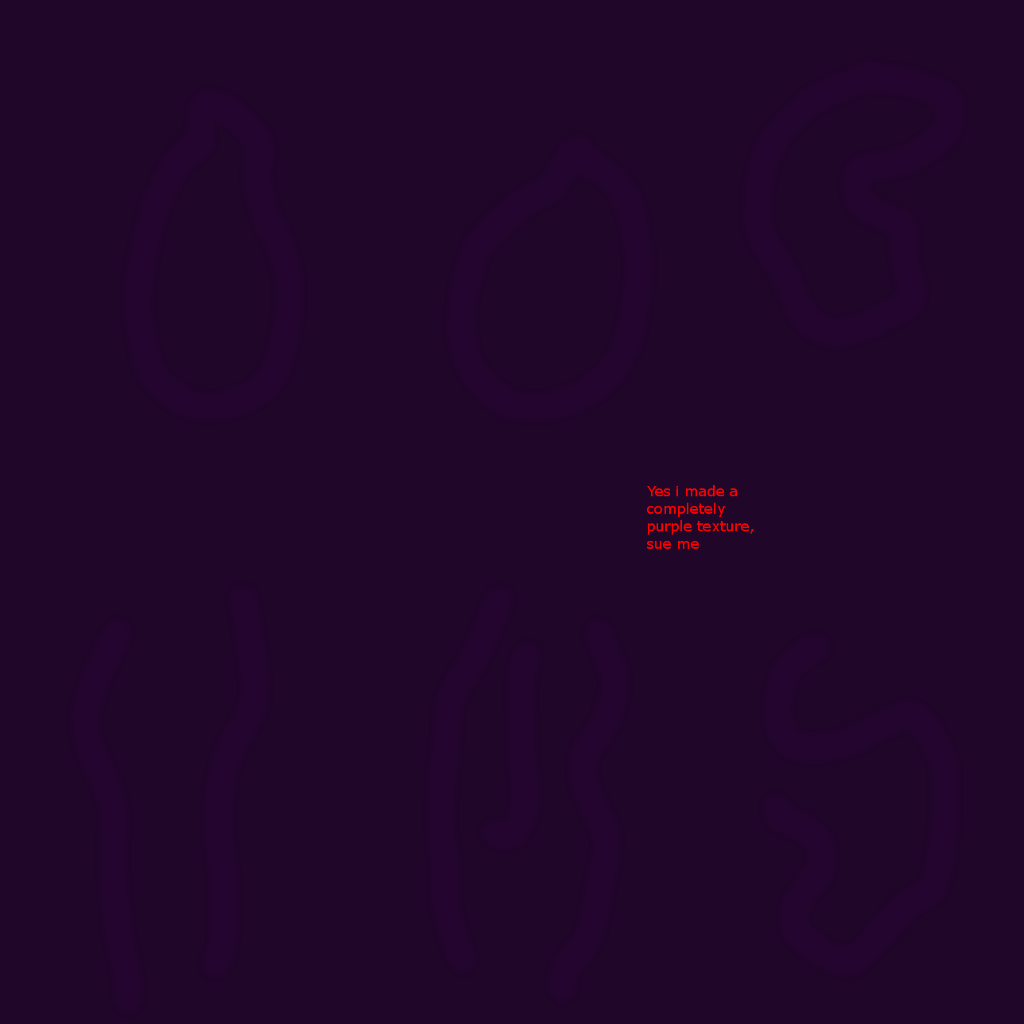
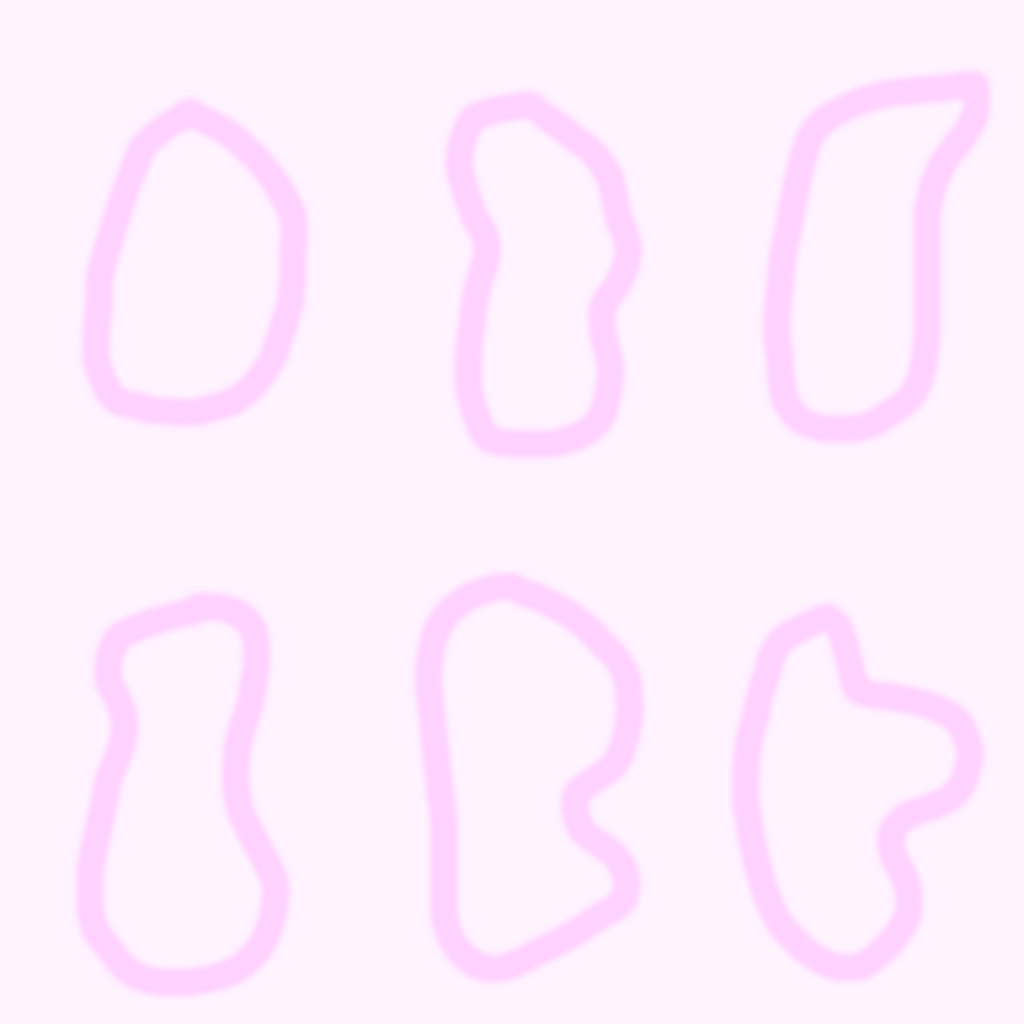
Revision of a layered 1024×1024 image; what changed, layer by layer:
hid "Yes i made a completely purple..." over bbox(647, 484, 754, 550)
hid "Cell.tga", painted on it over bbox(0, 0, 1024, 1024)
added layer "Cell Filter" over bbox(0, 0, 1024, 1024)
